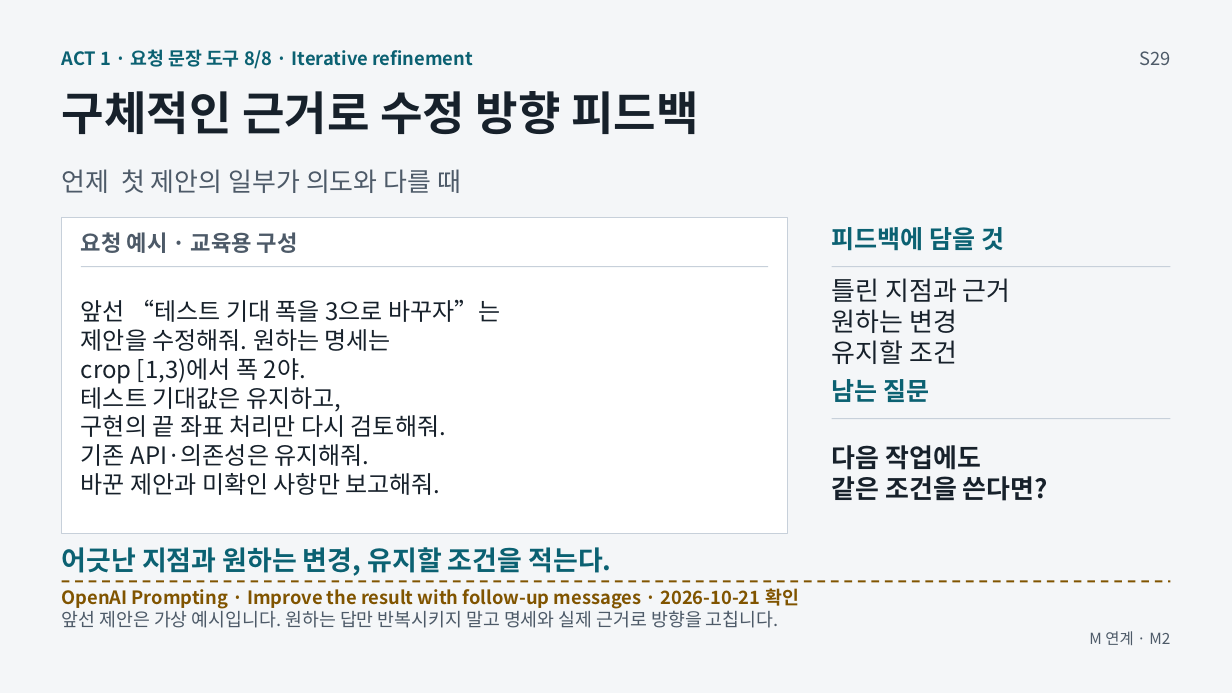
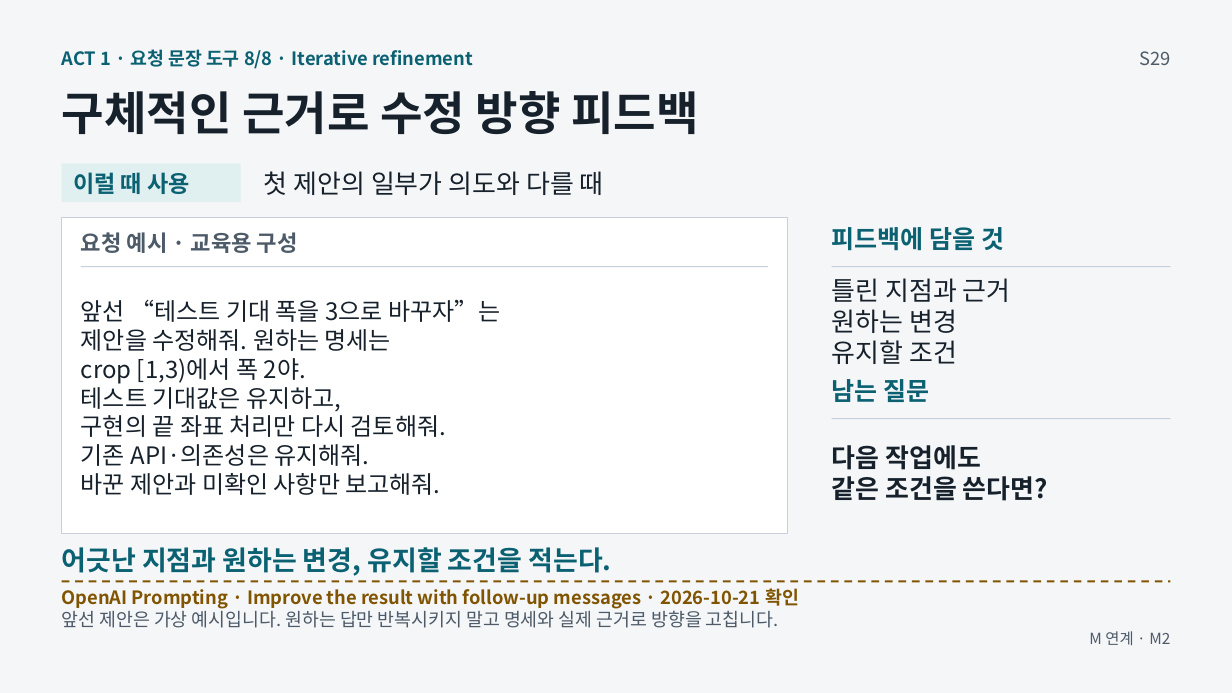
Before and after one commit to GideokKim/ai-dev-training, a slide deck: slide 19 of production/ACT_1.pptx. Drawn at 1232x693 pixels with LibreOffice and Linux fonts; fonts in the diff are those of the drawing. Boxes give left, top, right and bottom in pixels: in the first picture for what was removed or moved away, otherwise in the second. Text is boxed around its words. In the diff, an @@ line names an element or a change of style, - is before the commit and + after.

```diff
--- a/production/ACT_1.pptx
+++ b/production/ACT_1.pptx
@@ rectangle added at [62,164,241,202], fill #E0EFF0 @@
@@ text added at [73,172,190,194], 18 pt, text #0B6172, bold @@
+이럴 때 사용
@@ text at [264,171,604,195]: text changed; text colour #4D5A68 to #17212B @@
-언제 첫 제안의 일부가 의도와 다를 때
+첫 제안의 일부가 의도와 다를 때
```
Also in this commit, not shown: 7 other slides changed, 31 other files.
